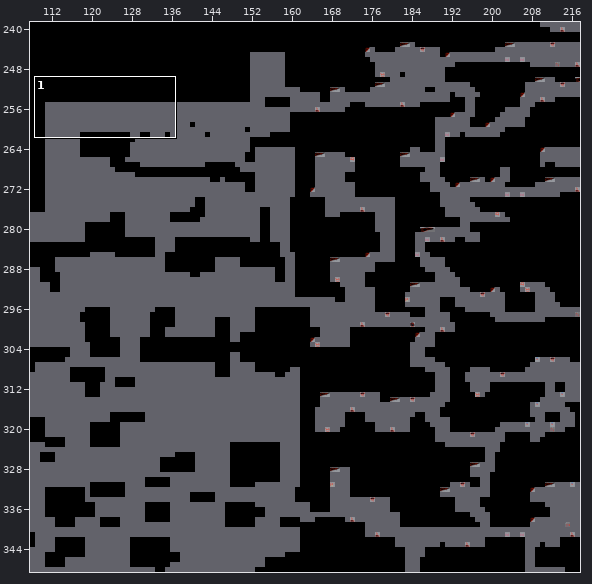
An edit to a level. Tiled map, TheCave.tmx. The first picture is a wide view before the edit; the outline marks the close-up.
Close-up. Before the edit:
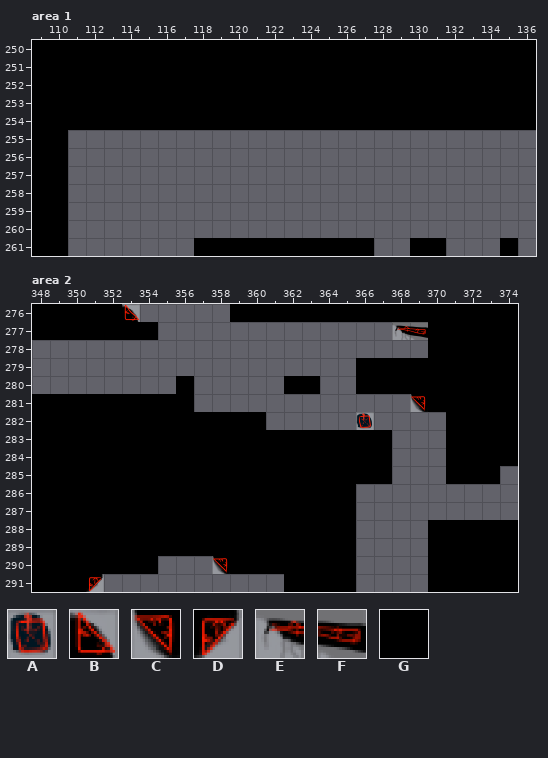
Cells are 120x120 px. Shown: area 1 x 109..136, y 250..261; area 2 x 348..374, y 276..291. The commit also changed other parts of the map, which this record leaves out.
Key: from "UpperCaveObjectTiles": A 16, B 41, C 45, D 46, E 58, F 59; from "UpperCaveTiles": G 12.
_ is an empty cell.
Layers that did not change in this view are not listed.
Layer "Level" before, area 1, first column x 109:
250 GGGGGGGGGGGGGGGGGGGGGGGGGGGG
251 GGGGGGGGGGGGGGGGGGGGGGGGGGGG
252 GGGGGGGGGGGGGGGGGGGGGGGGGGGG
253 GGGGGGGGGGGGGGGGGGGGGGGGGGGG
254 GGGGGGGGGGGGGGGGGGGGGGGGGGGG
255 GG__________________________
256 GG__________________________
257 GG__________________________
258 GG__________________________
259 GG__________________________
260 GG__________________________
261 GG_______GGGGGGGGGG__GG___G_
Layer "Objects" before, area 2, first column x 348:
276 _____B_____________________
277 ____________________EF_____
278 ___________________________
279 ___________________________
280 ___________________________
281 _____________________C_____
282 __________________A________
283 ___________________________
284 ___________________________
285 ___________________________
286 ___________________________
287 ___________________________
288 ___________________________
289 ___________________________
290 __________C________________
291 ___D_______________________
New version:
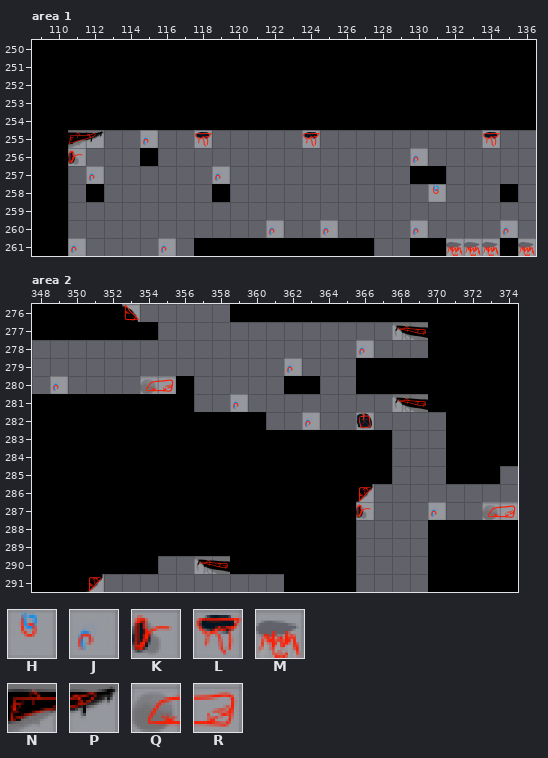
Further tiles: from "UpperCaveObjectTiles": H 7, J 8, K 10, L 12, M 28, N 60, P 61, Q 77, R 78.
See-through tiles are keyed as they look on the map.
The exact change:
{"where": "layer \"Level\", area 1"}
{"y":256,"x":115,"old":"_","new":"G"}
{"y":257,"x":130,"old":"__","new":"GG"}
{"y":258,"x":112,"old":"_","new":"G"}
{"y":258,"x":119,"old":"_","new":"G"}
{"y":258,"x":135,"old":"_","new":"G"}
{"where": "layer \"Objects\", area 1"}
{"y":255,"x":111,"old":"__","new":"NP"}
{"y":255,"x":115,"old":"_","new":"J"}
{"y":255,"x":118,"old":"_","new":"L"}
{"y":255,"x":124,"old":"_","new":"L"}
{"y":255,"x":134,"old":"_","new":"L"}
{"y":256,"x":111,"old":"_","new":"K"}
{"y":256,"x":130,"old":"_","new":"J"}
{"y":257,"x":112,"old":"_","new":"J"}
{"y":257,"x":119,"old":"_","new":"J"}
{"y":258,"x":131,"old":"_","new":"H"}
{"y":260,"x":122,"old":"_","new":"J"}
{"y":260,"x":125,"old":"_","new":"J"}
{"y":260,"x":130,"old":"_","new":"J"}
{"y":260,"x":135,"old":"_","new":"J"}
{"y":261,"x":111,"old":"_","new":"J"}
{"y":261,"x":116,"old":"_","new":"J"}
{"y":261,"x":132,"old":"___","new":"MMM"}
{"y":261,"x":136,"old":"_","new":"M"}
{"where": "layer \"Objects\", area 2"}
{"y":278,"x":366,"old":"_","new":"J"}
{"y":279,"x":362,"old":"_","new":"J"}
{"y":280,"x":349,"old":"_","new":"J"}
{"y":280,"x":354,"old":"__","new":"QR"}
{"y":281,"x":359,"old":"_","new":"J"}
{"y":281,"x":368,"old":"_C","new":"EF"}
{"y":282,"x":363,"old":"_","new":"J"}
{"y":286,"x":366,"old":"_","new":"D"}
{"y":287,"x":366,"old":"_","new":"K"}
{"y":287,"x":370,"old":"_","new":"J"}
{"y":287,"x":373,"old":"__","new":"QR"}
{"y":290,"x":357,"old":"_C","new":"EF"}
